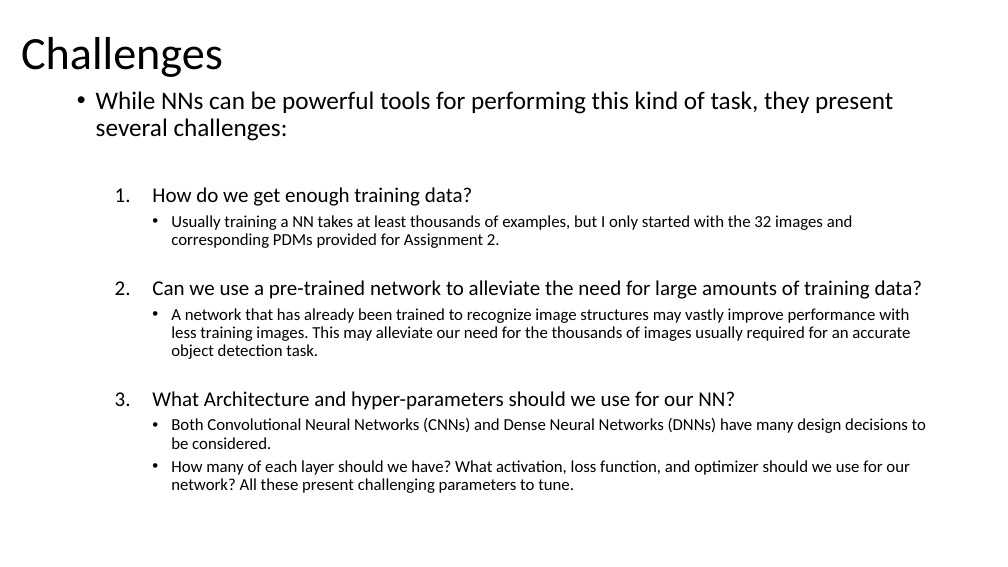
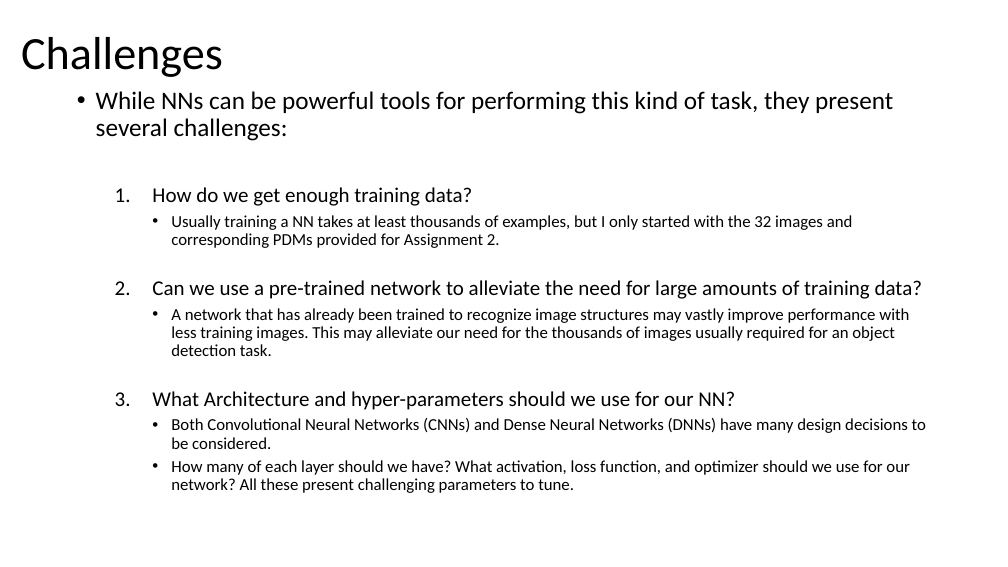
Before and after one commit to SamuelDGeorge/Comp_775_Final_Project, a slide deck: slide 3 of Presentation/Comp_775_Final_Presentation_SDGeorge.pptx. Drawn at 1008x567 pixels with LibreOffice and Linux fonts; fonts in the diff are those of the drawing. Boxes give left, top, right and bottom in pixels: in the first picture for what was removed or moved away, otherwise in the second. Text is boxed around its words. In the diff, an @@ line names an element or a change of style, - is before the commit and + after.

```diff
--- a/Presentation/Comp_775_Final_Presentation_SDGeorge.pptx
+++ b/Presentation/Comp_775_Final_Presentation_SDGeorge.pptx
@@ text at (171,308,909,356): text changed @@
-    • A network that has already been trained to recognize image structures may vastly improve performance with less training images. This may alleviate our need for the thousands of images usually required for an accurate object detection task.
+    • A network that has already been trained to recognize image structures may vastly improve performance with less training images. This may alleviate our need for the thousands of images usually required for an object detection task.
```
Also in this commit, not shown: 1 other slide changed, 11 other files.
